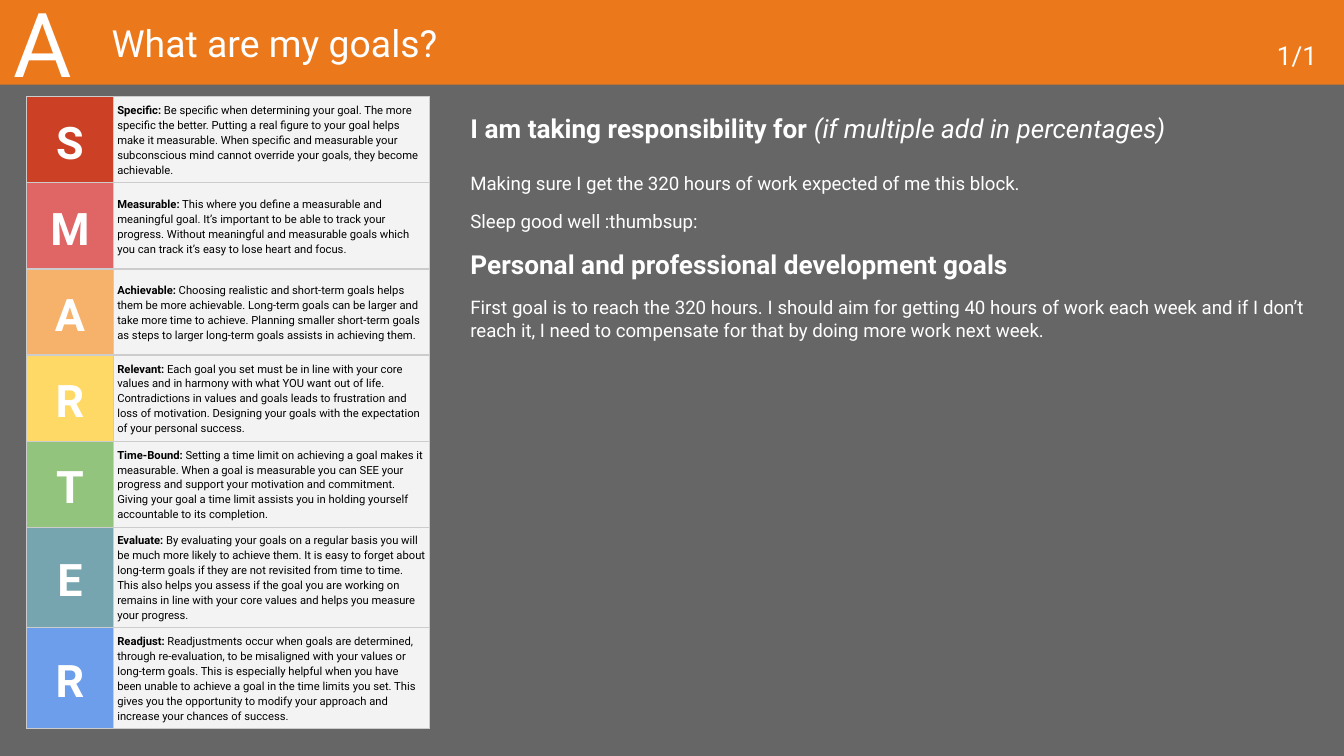
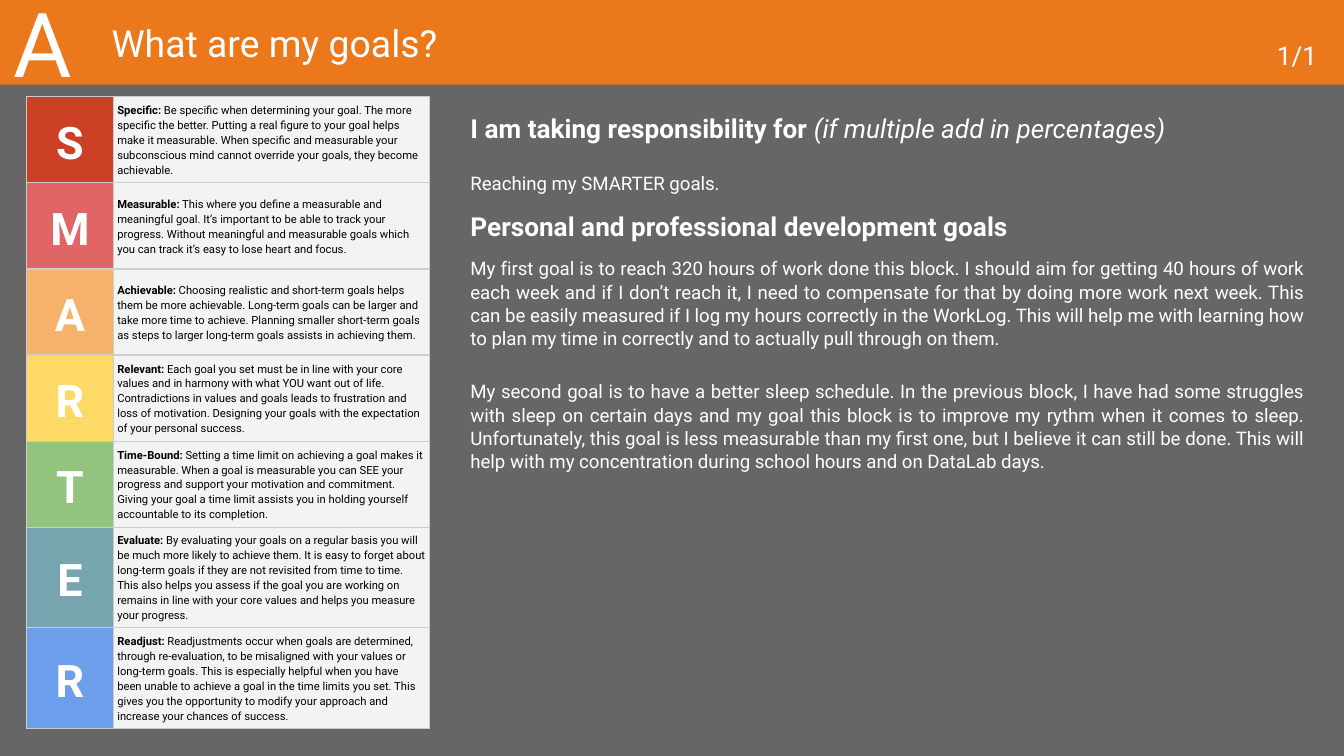
Before and after one commit to MaksBurchard240894/HFG7, a slide deck: slide 7 of Deliverables/Learning Log - Y1B-2024-25_ADSAI.pptx. Drawn at 1344x756 pixels with LibreOffice and Linux fonts; fonts in the diff are those of the drawing. Boxes give left, top, right and bottom in pixels: in the first picture for what was removed or moved away, otherwise in the second. Text is boxed around its words. In the diff, an @@ line names an element or a change of style, - is before the commit and + after.

```diff
--- a/Deliverables/Learning Log - Y1B-2024-25_ADSAI.pptx
+++ b/Deliverables/Learning Log - Y1B-2024-25_ADSAI.pptx
@@ text at [470,176,719,194]: text changed @@
-Making sure I get the 320 hours of work expected of me this block.
-Sleep good well :thumbsup:
+Reaching my SMARTER goals.
@@ text at [470,261,1304,472]: text changed @@
-First goal is to reach the 320 hours. I should aim for getting 40 hours of work each week and if I don’t reach it, I need to compensate for that by doing more work next week.
+My first goal is to reach 320 hours of work done this block. I should aim for getting 40 hours of work each week and if I don’t reach it, I need to compensate for that by doing more work next week. This can be easily measured if I log my hours correctly in the WorkLog. This will help me with learning how to plan my time in correctly and to actually pull through on them.
+My second goal is to have a better sleep schedule. In the previous block, I have had some struggles with sleep on certain days and my goal this block is to improve my rythm when it comes to sleep. Unfortunately, this goal is less measurable than my first one, but I believe it can still be done. This will help with my concentration during school hours and on DataLab days.
```
Also in this commit, not shown: 6 other slides changed, 9 other files.
